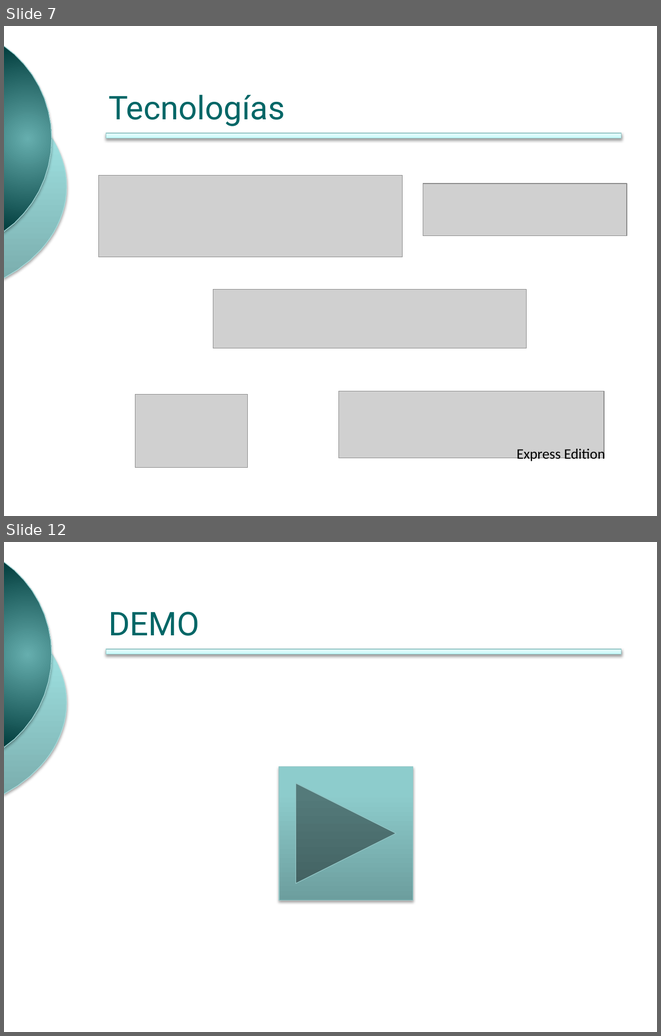
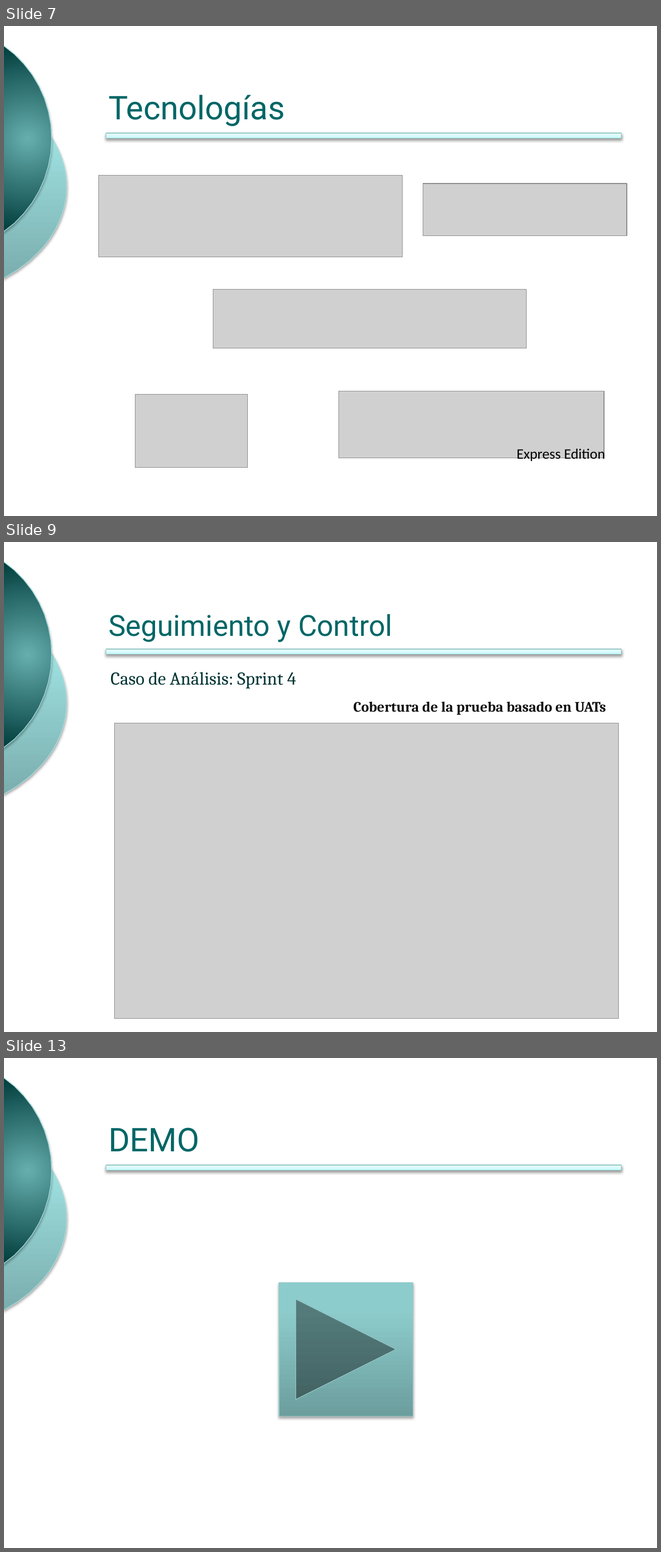
Before and after one commit to ingevy/taller-desarrollo-proyectos-ii-2do-2010, a slide deck: presentations/presentacionFinal.pptx. Shown one above the other, each under a label of ours: slides 7 and 12 before the commit, slides 7, 9 and 13 after it; the slides between them are not shown. The pictures are 661x1036 and 661x1552 pixels, drawn with LibreOffice and Linux fonts; fonts in the diff are those of the drawing; grey boxes stand for pictures; background and template pictures are left out. Boxes give left, top, right and bottom in pixels: in the first picture for what was removed or moved away, otherwise in the second. Text is boxed around its words. In the diff, an @@ line names an element or a change of style, - is before the commit and + after.

```diff
--- a/presentations/presentacionFinal.pptx
+++ b/presentations/presentacionFinal.pptx
@@ slide 9 added at (4,542,657,1032), background #FFFFFF; not listed: 3 template elements that a slide beside it also shows @@
@@ title added at (108,614,392,642), 32 pt, text #006666 @@
+Seguimiento y Control
@@ text added at (111,672,296,689), 20 pt, text #003333 @@
+Caso de Análisis: Sprint 4
@@ text added at (353,702,606,715), 16 pt, text #0D0D0D, bold @@
+Cobertura de la prueba basado en UATs
@@ picture added at (114,723,618,1018) @@
@@ what was slide 12 is now slide 13 @@
```
Also in this commit, not shown: 4 slides changed, 1 other slide added, 1 slide removed, 2 other files.
